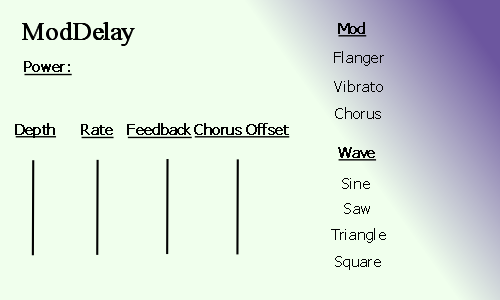
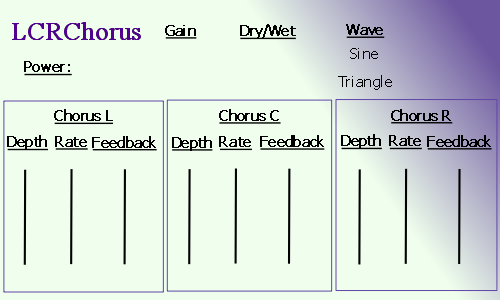
Layer changes from the first 500 x 300 image to the second:
painted on "Layer 4" over left=3, top=22, right=498, bottom=293
